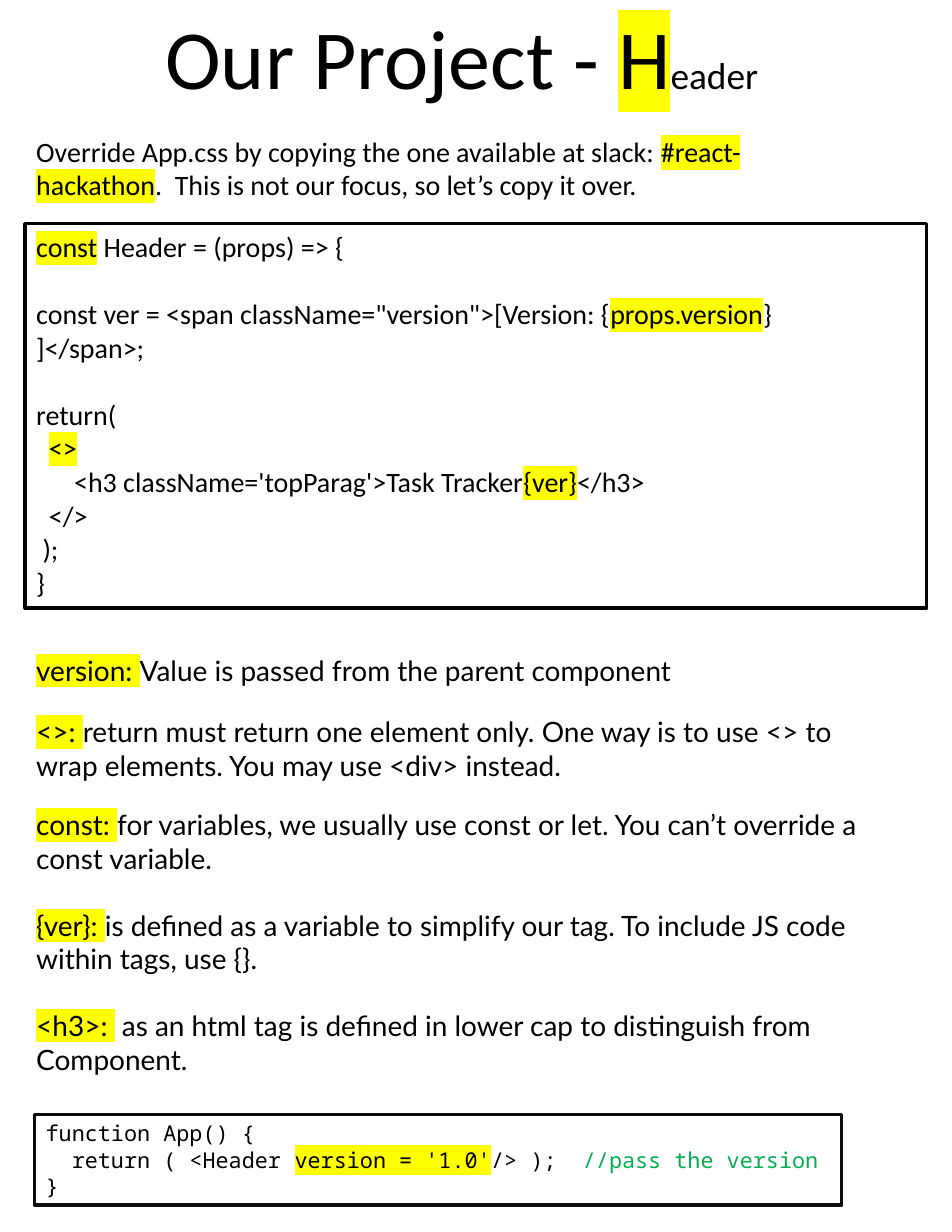
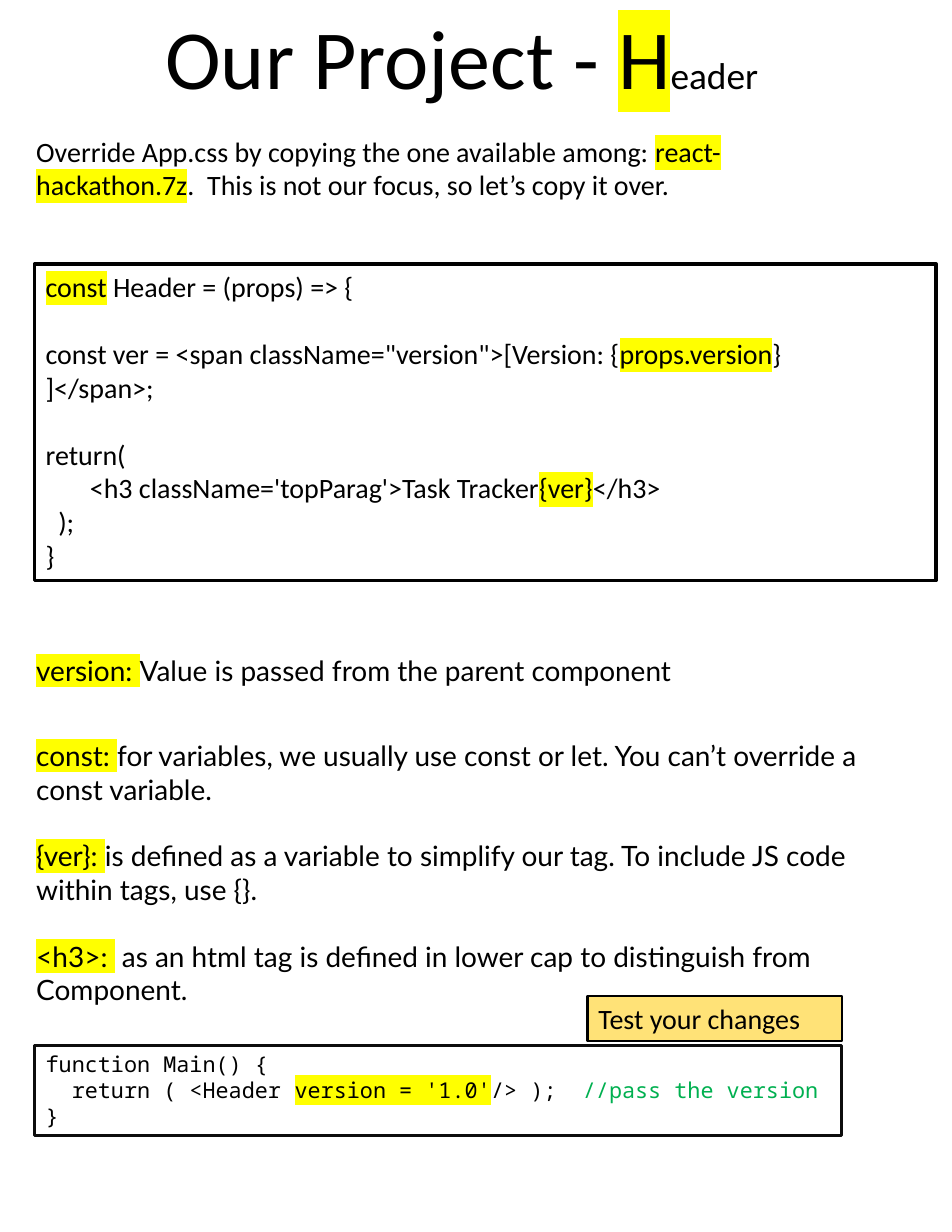
Before and after one commit to scorpion0511/mytracker, a slide deck: slide 26 of doc/React.pptx (slide 25 before the commit). Drawn at 952x1232 pixels with LibreOffice and Linux fonts; fonts in the diff are those of the drawing. Boxes give left, top, right and bottom in pixels: in the first picture for what was removed or moved away, otherwise in the second. Text is boxed around its words. In the diff, an @@ line names an element or a change of style, - is before the commit and + after.

```diff
--- a/doc/React.pptx
+++ b/doc/React.pptx
@@ text at bbox=[36, 142, 721, 202]: text changed @@
-Override App.css by copying the one available at slack: #react-hackathon. This is not our focus, so let’s copy it over.
+Override App.css by copying the one available among: react-hackathon.7z. This is not our focus, so let’s copy it over.
@@ text in rectangle at bbox=[35, 264, 936, 581]: paragraph removed @@
-<>
@@ text in rectangle at bbox=[35, 264, 936, 581]: paragraph removed @@
-</>
@@ rectangle "const Header = (props) => ...": place and size @@
-rectangle "const Header = (props) => ..." at bbox=[25, 224, 926, 608]
+rectangle "const Header = (props) => ..." at bbox=[35, 264, 936, 581]
@@ text removed at bbox=[36, 721, 832, 781] @@
-<>: return must return one element only. One way is to use <> to wrap elements. You may use <div> instead.
@@ rectangle added at bbox=[587, 996, 841, 1040], fill #FFE277, outline #000000 1.5 pt, 18 pt, text #000000 @@
+Test your changes
@@ 3 texts, 1 rectangle: place and size @@
-3 texts, 1 rectangle at bbox=[35, 813, 856, 1205]
+3 texts, 1 rectangle at bbox=[35, 744, 856, 1136]
@@ text in rectangle at bbox=[46, 1055, 241, 1076]: text changed @@
-function App() {
+function Main() {
```
Also in this commit, not shown: 5 other slides changed, 4 slides added, 4 slides removed.
